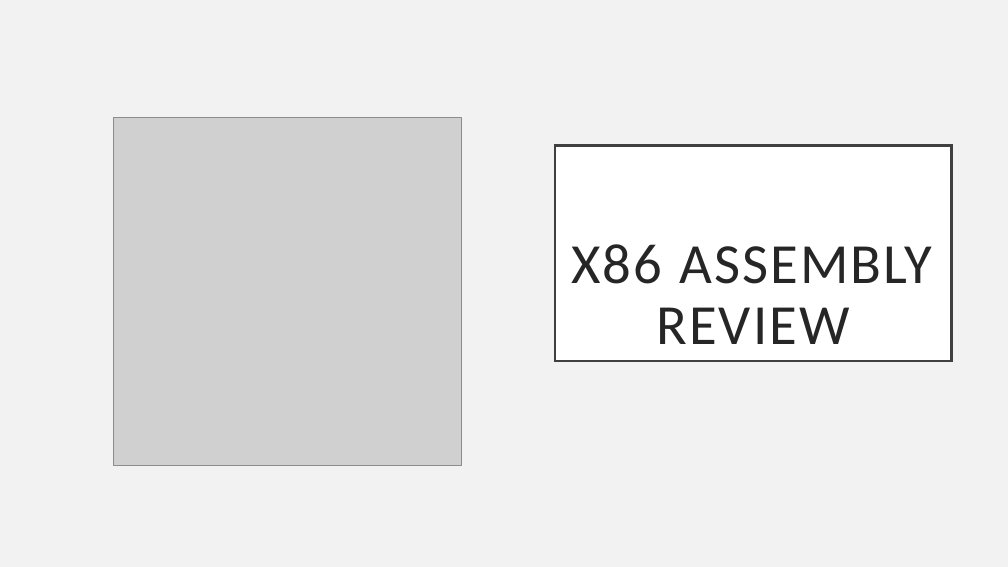
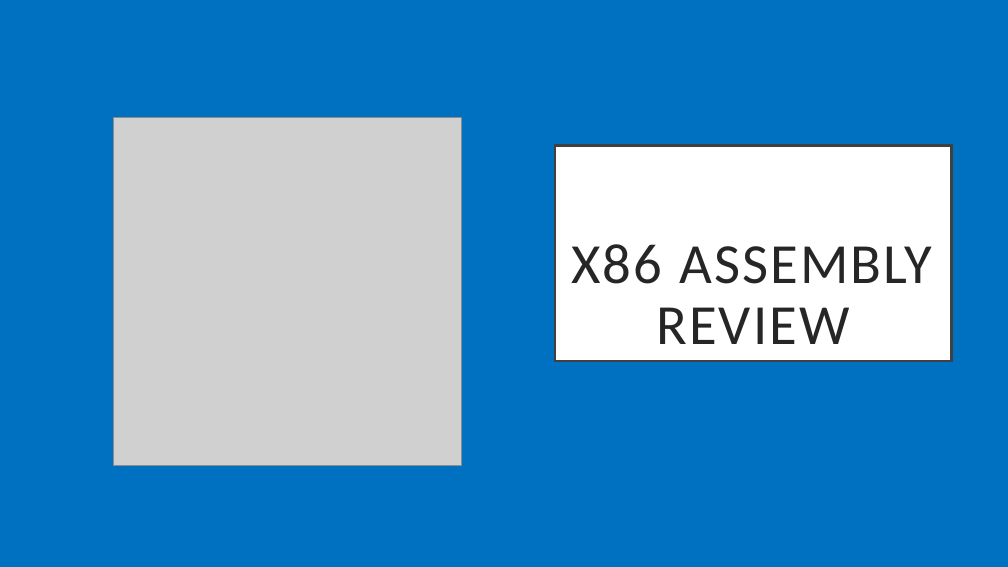
Before and after one commit to glu99331/glu99331.github.io, a slide deck: slide 3 of files/CS449/Petrucci/CS_0449_Recitation_5.pptx. Drawn at 1008x567 pixels with LibreOffice and Linux fonts; fonts in the diff are those of the drawing; grey boxes stand for pictures. Boxes give left, top, right and bottom in pixels: in the first picture for what was removed or moved away, otherwise in the second. Text is boxed around its words. In the diff, an @@ line names an element or a change of style, - is before the commit and + after.

```diff
--- a/files/CS449/Petrucci/CS_0449_Recitation_5.pptx
+++ b/files/CS449/Petrucci/CS_0449_Recitation_5.pptx
@@ background #F2F2F2 to #0070C0 @@
```
Also in this commit, not shown: 8 other slides changed.
